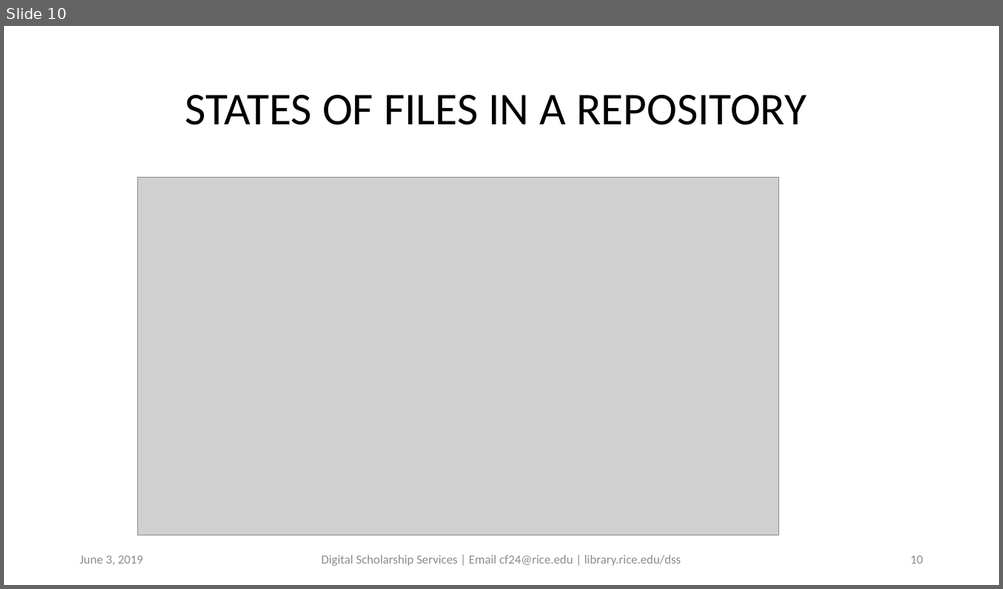
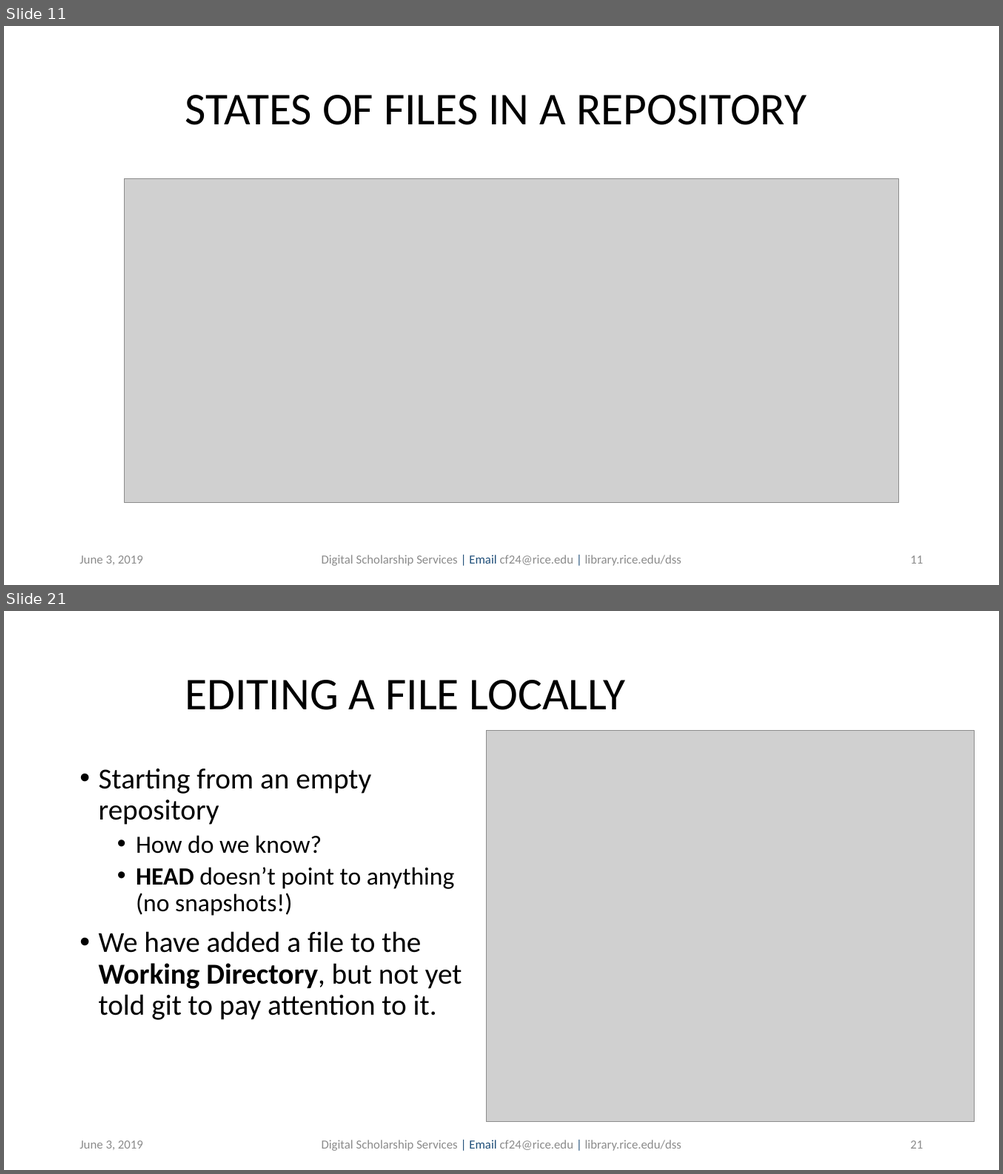
Before and after one commit to bakitybacon/rice-data-and-donuts, a slide deck: github/Introduction to Git & Github.pptx. Shown one above the other, each under a label of ours: slide 10 before the commit, slides 11 and 21 after it; the slides between them are not shown. The pictures are 1003x589 and 1003x1174 pixels, drawn with LibreOffice and Linux fonts; fonts in the diff are those of the drawing; grey boxes stand for pictures; background and template pictures are left out. Boxes give left, top, right and bottom in pixels: in the first picture for what was removed or moved away, otherwise in the second. Text is boxed around its words. In the diff, an @@ line names an element or a change of style, - is before the commit and + after.

```diff
--- a/github/Introduction to Git & Github.pptx
+++ b/github/Introduction to Git & Github.pptx
@@ slide 21 added at (x1=4, y1=611, x2=999, y2=1170), background #FFFFFF @@
@@ title added at (x1=185, y1=680, x2=626, y2=710), 44 pt, text #000000 @@
+EDITING A FILE LOCALLY
@@ picture added at (x1=486, y1=730, x2=974, y2=1122) @@
@@ text added at (x1=99, y1=769, x2=462, y2=1020), 28 pt, text #000000 @@
+• Starting from an empty repository
+  • How do we know?
+  • HEAD doesn’t point to anything (no snapshots!)
+• We have added a file to the Working Directory, but not yet told git to pay attention to it.
@@ text added at (x1=79, y1=1141, x2=143, y2=1150), 12 pt, text #8C8C8C @@
+June 3, 2019
@@ text added at (x1=321, y1=1140, x2=681, y2=1151), 12 pt, text #8C8C8C @@
+Digital Scholarship Services | Email cf24@rice.edu | library.rice.edu/dss
@@ page number added at (x1=910, y1=1141, x2=922, y2=1149), 12 pt, text #8C8C8C @@
+21
@@ what was slide 10 is now slide 11 @@
@@ slide 11 changed as well @@
@@ picture resized from (x1=137, y1=178, x2=779, y2=536) to (x1=124, y1=179, x2=899, y2=503) @@
@@ text "Digital Scholarship Services | Email ..." at (x1=321, y1=555, x2=681, y2=566): text colour #8C8C8C to #1F4E79 in "| Email |" @@
@@ page number at (x1=910, y1=556, x2=922, y2=564): text changed @@
-10
+11
```
Also in this commit, not shown: 8 other slides changed, 18 other slides added.
